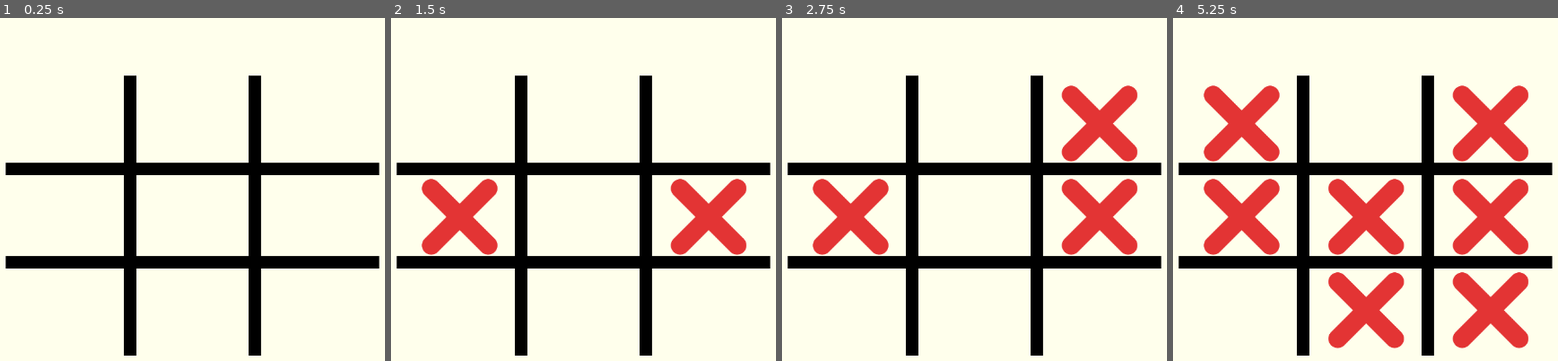
Above: before the commit, frames 1-4 (left to right).
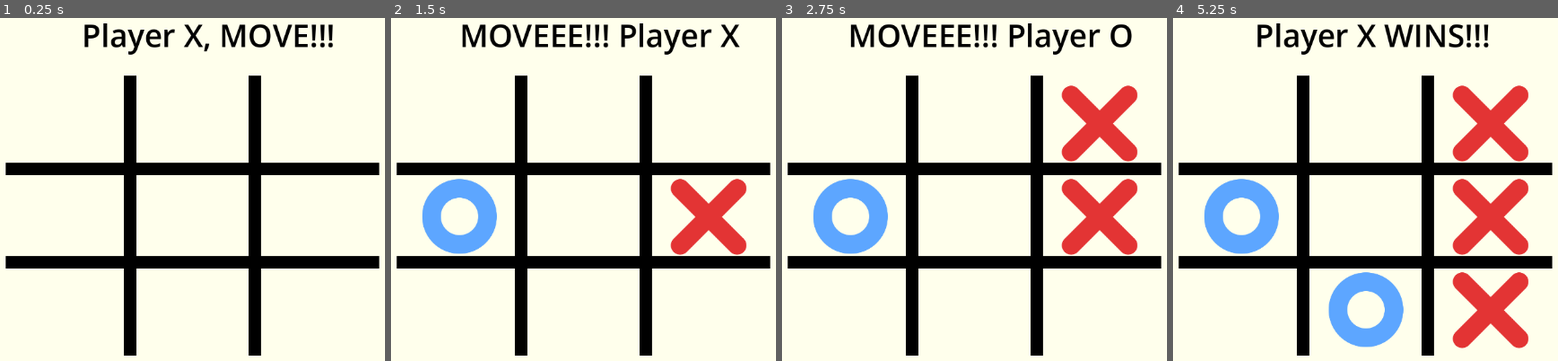
Above: after the commit, the same moments.

Repository: an3wworldfool/Tic-Tac-Toe
Game: Godot game, scene res://main.tscn
Two runs of this game, one before a commit and one after it. Both use one fixed random seed, a clock stepped at 60 frames per second and the inputs below.
Inputs (mouse positions are in pixels of both pictures, inside the frame that each line leads up to):
- Up to frame 1 (0.25 s): no input
- Up to frame 2 (1.5 s): tap Enter at 0.5 s; move the mouse to (756, 196) at 0.52 s; click (756, 196) at 0.6 s; tap Space at 1.25 s; move the mouse to (456, 234) at 1.27 s; click (456, 234) at 1.35 s
- Up to frame 3 (2.75 s): tap Enter at 2 s; move the mouse to (1063, 127) at 2.02 s; click (1063, 127) at 2.1 s
- Up to frame 4 (5.25 s): tap Space at 2.75, 4.25 s; move the mouse to (1346, 295) at 2.77 s; click (1346, 295) at 2.85 s; tap Enter at 3.5 s; move the mouse to (outside the picture) at 3.52 s; click (outside the picture) at 3.6 s; move the mouse to (outside the picture) at 4.27 s; click (outside the picture) at 4.35 s; move the mouse to (1419, 213) at 5.02 s; click (1419, 213) at 5.1 s

The runs differ from the first frame. In frame 1, 1.9% of the frame differs, in the area x 21-87%, y 1-11%; in frame 2, 6.1%; in frame 3, 6.2%; in frame 4, 15%, in the area x 7-83%, y 1-97%.

Commit message:
Set the win conditions and alternated players whatever

Diff:
--- a/board.gd
+++ b/board.gd
@@ -2,18 +2,27 @@
 
 @export var pieceX_scene: PackedScene
 @export var pieceO_scene: PackedScene
+@export var curr_player = "X"
+@export var winner = ""
+signal player_moved
+
+
+
+var board_array = [
+	[null,null,null], # first row
+	[null,null,null], #second row
+	[null,null,null], # 3rd row
+]
+
 
 # Called when the node enters the scene tree for the first time.
 func _ready():
+
 	pass # Replace with function body.
 
 
 # Called every frame. 'delta' is the elapsed time since the previous frame.
 func _process(delta):
-
-	# if clicked on the board somewhere, figure out which one of the 9 spaces
-	# and render the "X" piece at that space
-
 	var spots = {
 		0: {
 			0: Vector2(250,100),
@@ -33,6 +42,8 @@
 	}
 
 	if Input.is_action_just_pressed("mark_spot"):
+		if(winner):
+			return
 		print("marked")
 
 		# Set the piece's position to where you clicked
@@ -56,13 +67,34 @@
 		else:
 			y_pos = 0
 
-		var piece = pieceX_scene.instantiate()
+		var piece = null
+		if(board_array[y_pos][x_pos] != null):
+			return
+		board_array[y_pos][x_pos] = curr_player
+		if curr_player == "X":
+			piece = pieceX_scene.instantiate()
+			curr_player = "O"
+		else:
+			piece = pieceO_scene.instantiate()
+			curr_player = "X"
 		piece.position = spots[y_pos][x_pos] + Vector2(40,15)
 
-		#for i in spots:
-		#	var piece2 = pieceO_scene.instantiate()
-		#	piece2.position = spots[i] + Vector2(40,15)
-		#	add_child(piece2)
+		print(board_array)
+		verify_win_cond()
+		player_moved.emit()
+		add_child(piece)
 
 
-		add_child(piece)
+
+func verify_win_cond():
+
+	for num in 3:
+		if(board_array[num][0] == board_array[num][1] && board_array[num][1] == board_array[num][2] && board_array[num][2] != null):
+			winner=board_array[num][0]
+		elif(board_array[0][num] == board_array[1][num] && board_array[1][num] == board_array[2][num] && board_array[2][num] != null):
+			winner=board_array[0][num]
+
+	if(board_array[0][0] == board_array[1][1] && board_array[1][1] == board_array[2][2] && board_array[2][2] != null):
+		winner=board_array[0][0]
+	elif(board_array[0][2] == board_array[1][1] && board_array[1][1] == board_array[2][0] && board_array[2][0] != null):
+		winner=board_array[0][2]
--- /dev/null
+++ b/main.gd
@@ -0,0 +1,20 @@
+extends Node
+
+
+# Called when the node enters the scene tree for the first time.
+func _ready():
+	pass # Replace with function body.
+
+
+# Called every frame. 'delta' is the elapsed time since the previous frame.
+func _process(delta):
+	pass
+
+
+func _on_board_player_moved():
+
+	if($Board.winner != ""):
+		$MessageLabel.text = "Player "+$Board.winner+" WINS!!!"
+
+	else:
+		$MessageLabel.text = "MOVEEE!!! Player "+$Board.curr_player
--- a/main.tscn
+++ b/main.tscn
@@ -1,8 +1,10 @@
-[gd_scene load_steps=2 format=3 uid="uid://chighaqy6ja44"]
+[gd_scene load_steps=3 format=3 uid="uid://chighaqy6ja44"]
 
 [ext_resource type="PackedScene" uid="uid://c1b76laaundo5" path="res://board.tscn" id="1_5fjva"]
+[ext_resource type="Script" path="res://main.gd" id="1_jx8a1"]
 
 [node name="Main" type="Node"]
+script = ExtResource("1_jx8a1")
 
 [node name="ColorRect" type="ColorRect" parent="."]
 anchors_preset = 15
@@ -13,3 +15,18 @@
 color = Color(1, 1, 0.929412, 1)
 
 [node name="Board" parent="." instance=ExtResource("1_5fjva")]
+
+[node name="MessageLabel" type="Label" parent="."]
+unique_name_in_owner = true
+anchors_preset = 5
+anchor_left = 0.5
+anchor_right = 0.5
+offset_left = -204.0
+offset_right = 204.0
+offset_bottom = 69.0
+grow_horizontal = 2
+theme_override_colors/font_color = Color(0, 0, 0, 1)
+theme_override_font_sizes/font_size = 50
+text = "Player X, MOVE!!!"
+
+[connection signal="player_moved" from="Board" to="." method="_on_board_player_moved"]
Not shown: 1 places in board.tscn that only renumber resources
Not shown: 1 places in piece_o.tscn that only renumber resources
Not shown: 1 places in piece_x.tscn that only renumber resources
